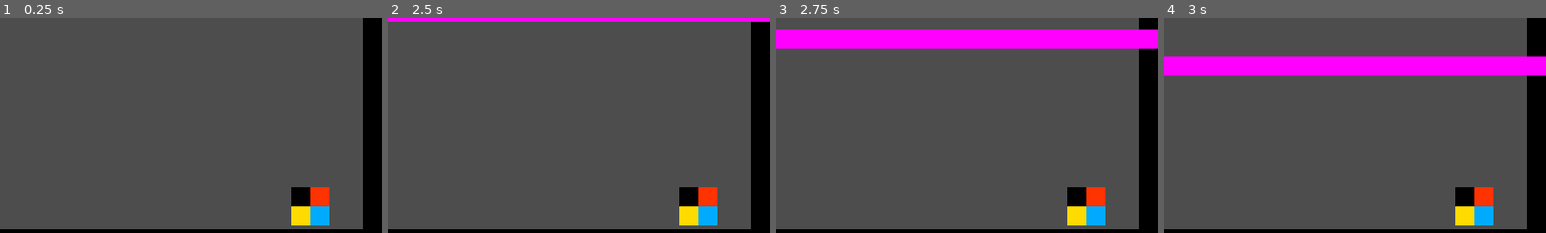
Above: before the commit, frames 1-4 (left to right).
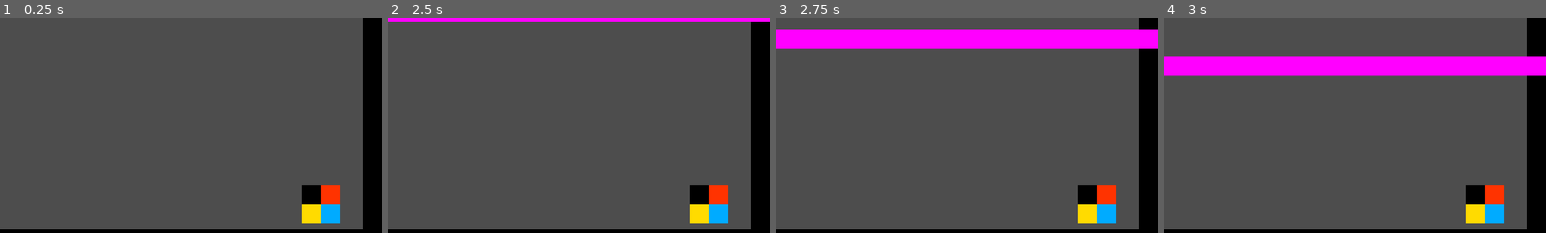
Above: after the commit, the same moments.

Repository: thanikTheDev/shrinking-nightmare
Game: Godot game, scene res://Scenes/Test Level.tscn
The game is run twice, just before and just after one commit, with the same random seed, the same clock (stepped at 60 frames per second) and the same inputs.
Inputs:
- Up to frame 1 (0.25 s): no input
- Up to frame 2 (2.5 s): tap Enter at 0.5 s; hold D (right) 0.53-2.03 s; tap Space (jump) at 0.77, 1.52 s; hold A (left) from 2.03 s (still down)
- Up to frame 3 (2.75 s): keep holding A (left)
- Up to frame 4 (3 s): release A (left) at 2.78 s; hold D (right) from 2.78 s (still down)
The pictures show only the part of the screen within x 50-100%, y 50-100%; the shares and areas given below are measured in that part.

The runs differ from the first frame. In frame 1, 1.7% of the frame differs, in the area x 76-89%, y 77-97%; in frame 2, 1.7%; in frame 3, 1.7%; in frame 4, 1.7%.

Commit message:
Rename SwitchScenes to Door and Added Key Support

Diff:
--- /dev/null
+++ b/Prefabs/Key.tscn
@@ -0,0 +1,18 @@
+[gd_scene load_steps=4 format=3 uid="uid://cvnjj7ri2fh38"]
+
+[ext_resource type="Script" path="res://Scripts/Key.gd" id="1_un5q1"]
+[ext_resource type="Texture2D" uid="uid://d0e5muvoeynnk" path="res://Sprites/temp.png" id="2_sgu2i"]
+
+[sub_resource type="CircleShape2D" id="CircleShape2D_r18cc"]
+
+[node name="Key" type="Area2D"]
+script = ExtResource("1_un5q1")
+
+[node name="Sprite" type="Sprite2D" parent="."]
+rotation = 3.14159
+texture = ExtResource("2_sgu2i")
+
+[node name="CollisionShape2D" type="CollisionShape2D" parent="."]
+shape = SubResource("CircleShape2D_r18cc")
+
+[connection signal="body_entered" from="." to="." method="_on_body_entered"]
--- a/Scenes/Test Level.tscn
+++ b/Scenes/Test Level.tscn
@@ -3,7 +3,7 @@
 [ext_resource type="Texture2D" uid="uid://d0e5muvoeynnk" path="res://Sprites/temp.png" id="1_yxm4l"]
 [ext_resource type="Script" path="res://Scripts/Player.gd" id="2_03bim"]
 [ext_resource type="Script" path="res://Scripts/DeathZone.gd" id="3_gf05u"]
-[ext_resource type="Script" path="res://Scripts/SwitchScenes.gd" id="4_sobtt"]
+[ext_resource type="Script" path="res://Scripts/Door.gd" id="4_drdcq"]
 
 [sub_resource type="TileSetAtlasSource" id="TileSetAtlasSource_v3lpp"]
 texture = ExtResource("1_yxm4l")
@@ -75,18 +75,17 @@
 [node name="CollisionShape2D" type="CollisionShape2D" parent="Death Zone"]
 shape = SubResource("RectangleShape2D_46qhj")
 
-[node name="Goal" type="Area2D" parent="."]
-position = Vector2(0, -181)
-script = ExtResource("4_sobtt")
-next_scene = "res://Scenes/Test Level 2.tscn"
+[node name="Door" type="Area2D" parent="."]
+position = Vector2(269, 155)
+script = ExtResource("4_drdcq")
+next_level = "res://Scenes/Test Level 2.tscn"
 
-[node name="CollisionShape2D" type="CollisionShape2D" parent="Goal"]
-position = Vector2(259.5, 338.5)
+[node name="Sprite" type="Sprite2D" parent="Door"]
+texture = ExtResource("1_yxm4l")
+
+[node name="CollisionShape2D" type="CollisionShape2D" parent="Door"]
 shape = SubResource("RectangleShape2D_ubi8v")
-
-[node name="Goal" type="Sprite2D" parent="Goal"]
-position = Vector2(260, 338)
-texture = ExtResource("1_yxm4l")
 
 [connection signal="moved" from="Player" to="Death Zone" method="_on_player_moved"]
 [connection signal="body_entered" from="Death Zone" to="Death Zone" method="_on_body_entered"]
+[connection signal="body_entered" from="Door" to="Door" method="_on_body_entered"]
--- /dev/null
+++ b/Scripts/Door.gd
@@ -0,0 +1,18 @@
+extends Area2D
+
+@export_file("*.tscn") var next_level
+@export var key : Node2D
+
+var locked : bool = false
+
+func _ready():
+	if key:
+		locked = true
+		key.collected.connect(_on_key_collected)
+
+func _on_body_entered(body):
+	if body.is_in_group("Player") and not locked:
+		get_tree().change_scene_to_file(next_level)
+
+func _on_key_collected():
+	locked = false
--- /dev/null
+++ b/Scripts/Key.gd
@@ -0,0 +1,12 @@
+extends Area2D
+
+signal collected
+
+# Called every frame. 'delta' is the elapsed time since the previous frame.
+func _process(delta):
+	pass
+
+func _on_body_entered(body):
+	if body.is_in_group("Player"):
+		emit_signal("collected")
+		queue_free()
--- a/Scripts/SwitchScenes.gd
+++ /dev/null
@@ -1,12 +0,0 @@
-
-
-extends Area2D
-
-@export_file("Test Level 2.tscn") var next_scene
-
-# when the player hits the goal, load the next level.
-# Called when the node enters the scene tree for the first time.
-#get.tree().change_scene("res://Scenes/Test Level 2.tscn")
-
-func _on_body_entered(body):
-  if body.is_in_group("Player"): get_tree().change_scene_to_file(next_scene)
